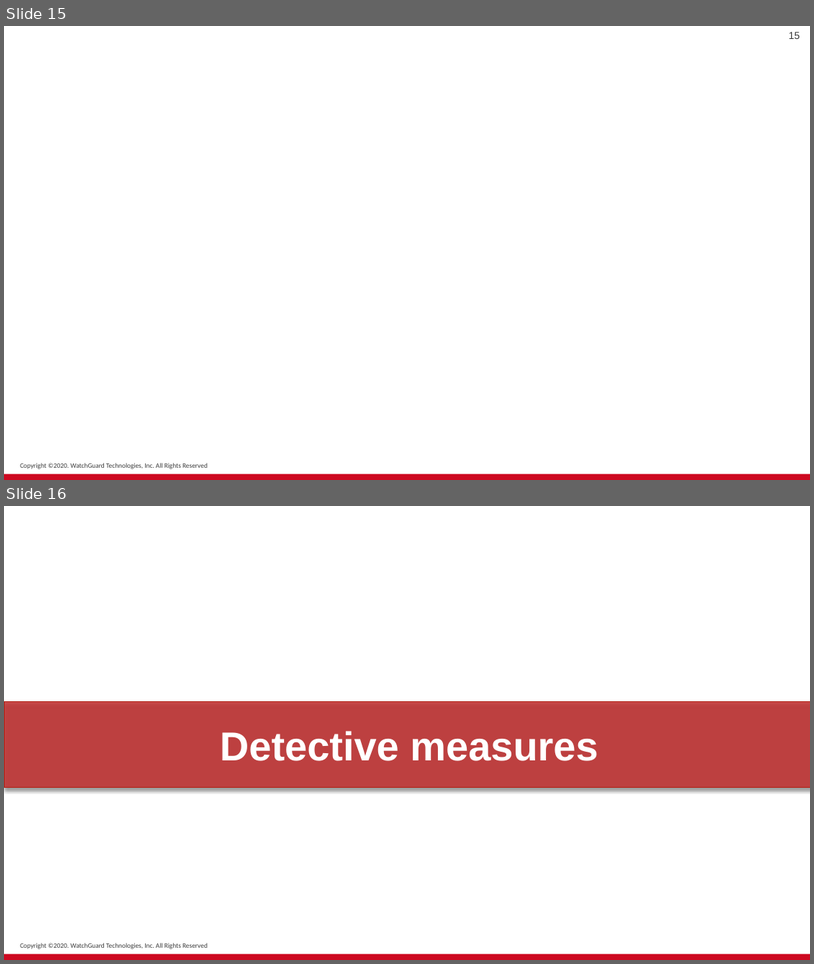
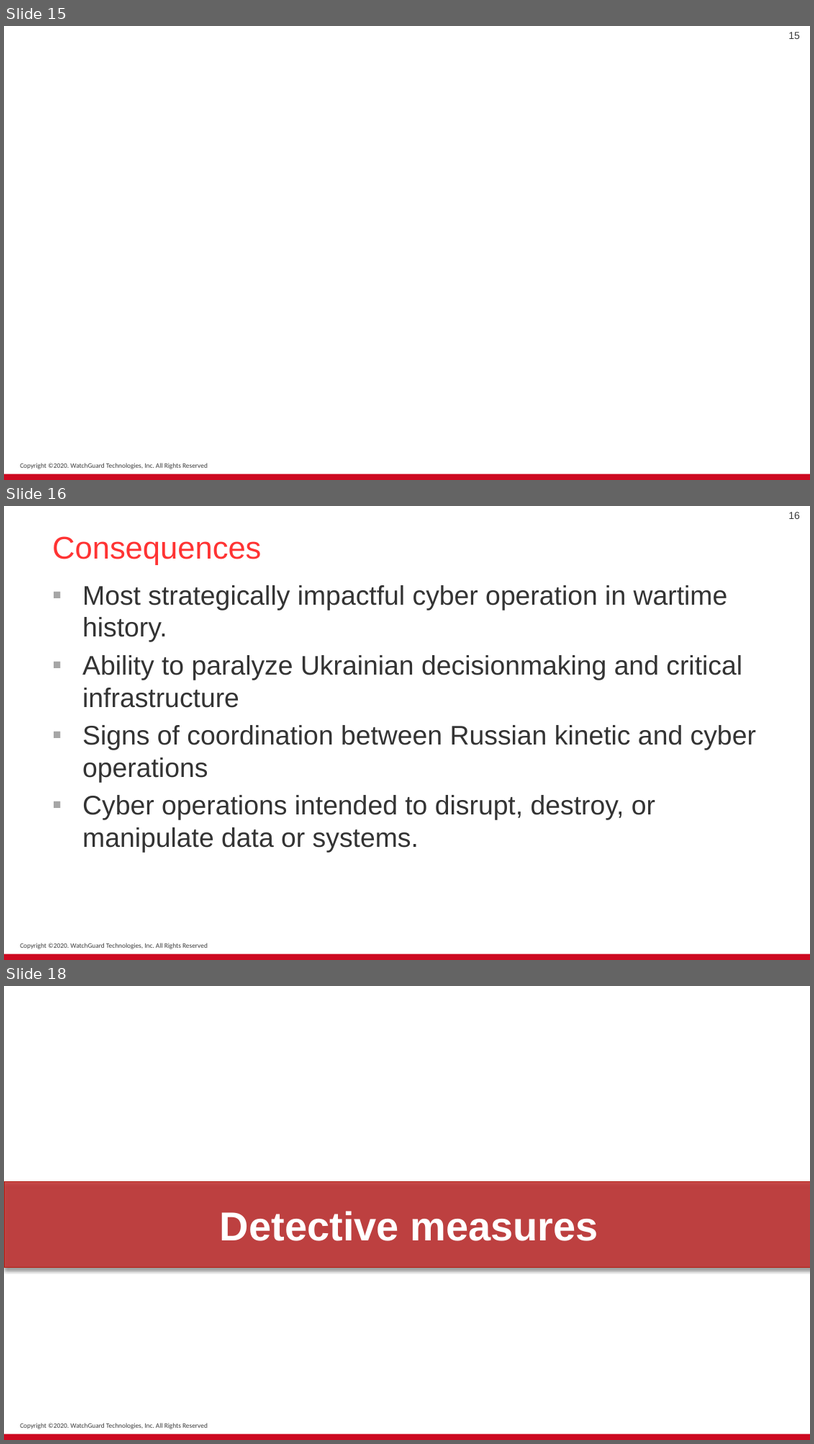
Before and after one commit to ashubits/CyberwarfareTopicPresentation, a slide deck: Tv0.pptx. Shown one above the other, each under a label of ours: slides 15 and 16 before the commit, slides 15, 16 and 18 after it; the slides between them are not shown. The pictures are 814x964 and 814x1444 pixels, drawn with LibreOffice and Linux fonts; fonts in the diff are those of the drawing; background and template pictures are left out. Boxes give left, top, right and bottom in pixels: in the first picture for what was removed or moved away, otherwise in the second. Text is boxed around its words. In the diff, an @@ line names an element or a change of style, - is before the commit and + after.

```diff
--- a/Tv0.pptx
+++ b/Tv0.pptx
@@ slide 16 added at [4,506,810,960], background #FFFFFF; not listed: 2 template elements that a slide beside it also shows @@
@@ page number added at [789,512,800,519], 9 pt, text #3A3A3A @@
+16
@@ title added at [52,536,261,565], 28 pt, text #FF3333 @@
+Consequences
@@ text added at [82,585,756,852], 24 pt, text #333333 @@
+▪ Most strategically impactful cyber operation in wartime history.
+▪ Ability to paralyze Ukrainian decisionmaking and critical infrastructure
+▪ Signs of coordination between Russian kinetic and cyber operations
+▪ Cyber operations intended to disrupt, destroy, or manipulate data or systems.
@@ what was slide 16 is now slide 18 @@
```
Also in this commit, not shown: 1 other slide added.
